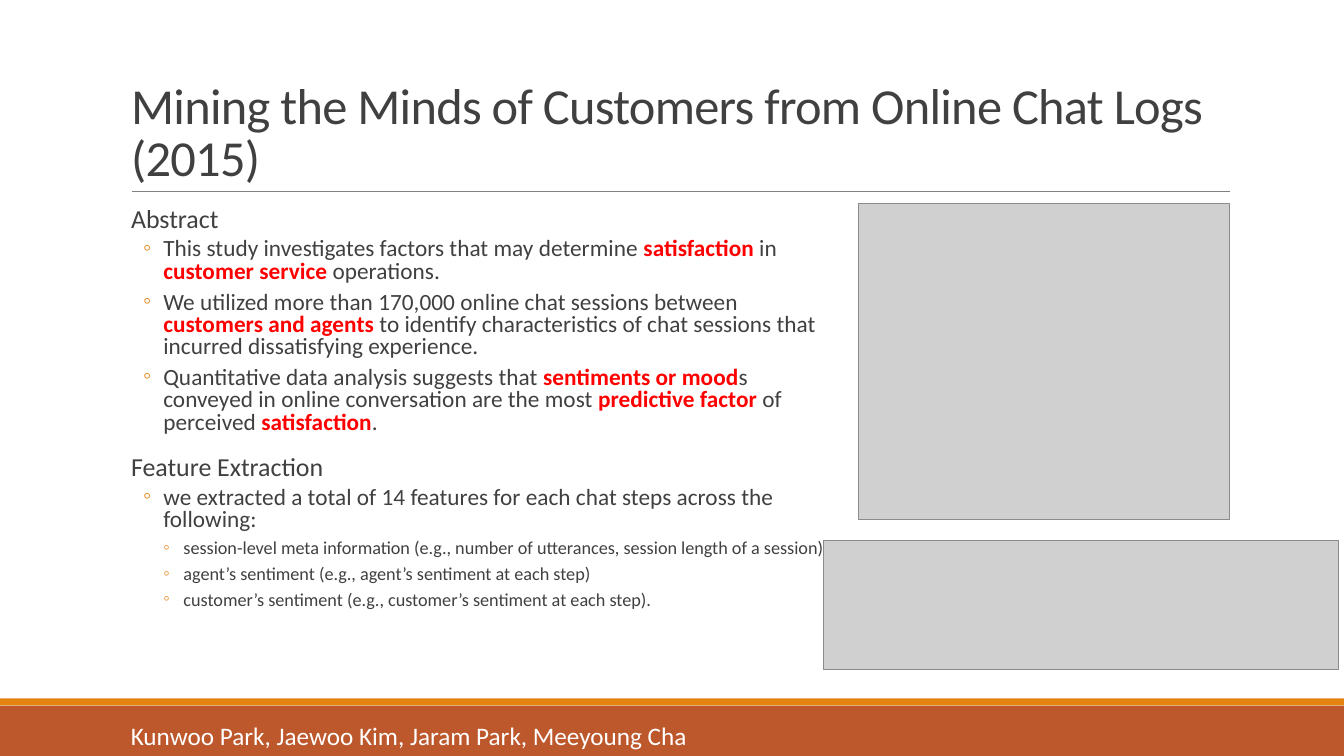
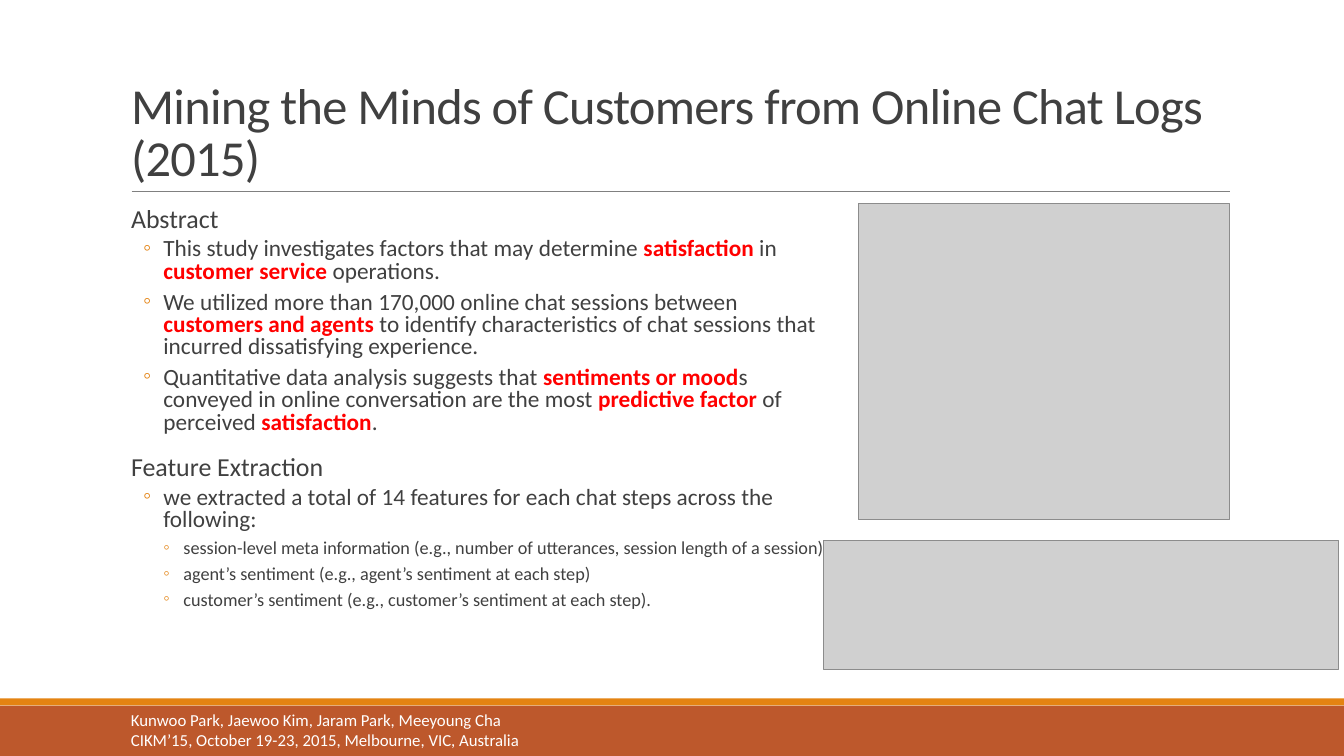
Before and after one commit to liangxh/grad, a slide deck: slide 4 of [报告] Text Emotion Detection.pptx. Drawn at 1344x756 pixels with LibreOffice and Linux fonts; fonts in the diff are those of the drawing; grey boxes stand for pictures. Boxes give left, top, right and bottom in pixels: in the first picture for what was removed or moved away, otherwise in the second. Text is boxed around its words. In the diff, an @@ line names an element or a change of style, - is before the commit and + after.

```diff
--- a/[报告] Text Emotion Detection.pptx
+++ b/[报告] Text Emotion Detection.pptx
@@ text "Kunwoo Park, Jaewoo Kim, Jaram ...": place and size @@
-text "Kunwoo Park, Jaewoo Kim, Jaram ..." at (131,727,687,750)
+text "Kunwoo Park, Jaewoo Kim, Jaram ..." at (131,714,519,748)
@@ text at (131,714,501,729): size 18 to 12 pt in "Kunwoo Park, Jaewoo Kim, Jaram Park, Meeyoung ..." @@
@@ text at (131,734,519,748): paragraph added @@
+CIKM’15, October 19-23, 2015, Melbourne, VIC, Australia
```
Also in this commit, not shown: 11 other slides changed, 3 slides added, 5 other files.
